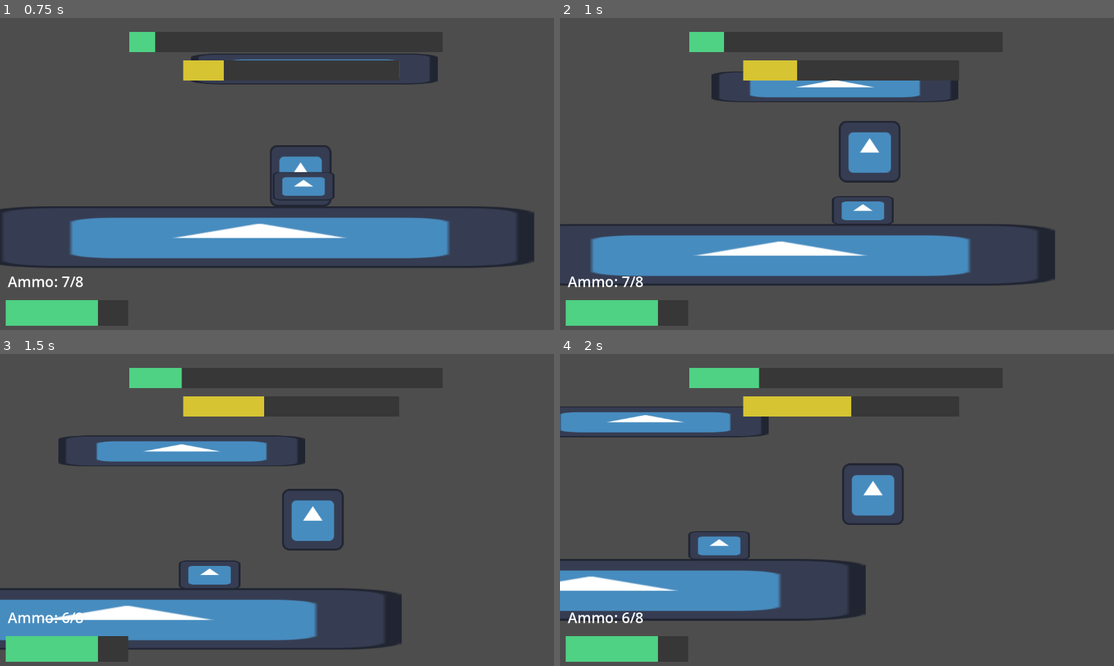
Above: before the commit, frames 1-4 (two rows, left to right).
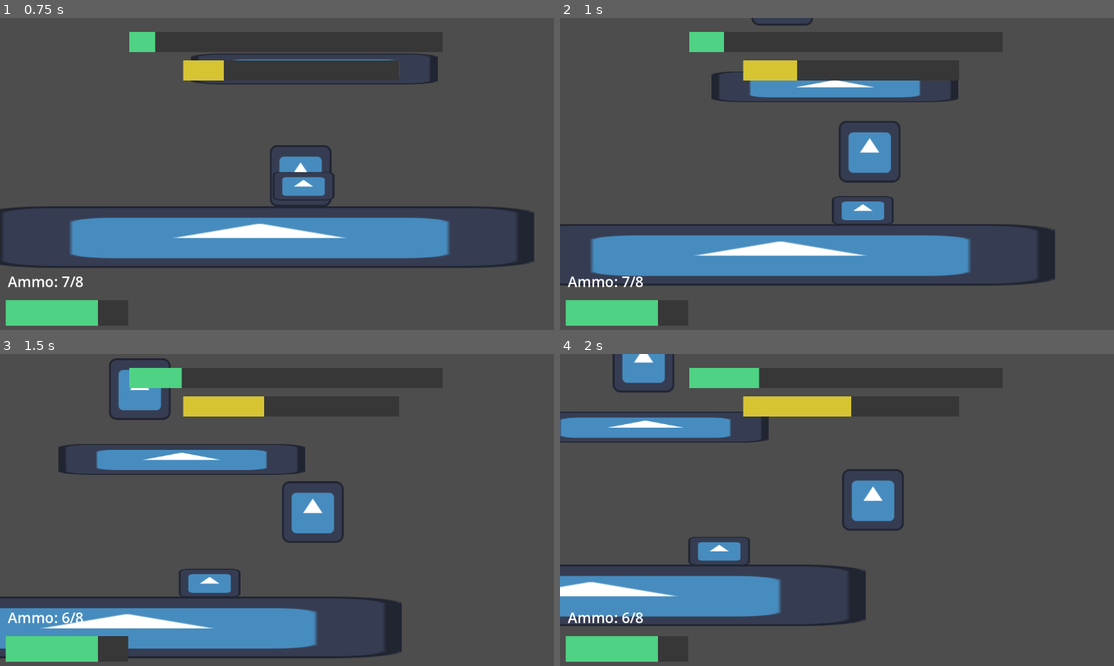
Above: after the commit, the same moments.

Repository: dzfrias/gladiator
Game: Godot game, scene res://scenes/test_scene.tscn
Two runs of this game, one before a commit and one after it. Both use one fixed random seed, a clock stepped at 60 frames per second and the inputs below. The engine's default icon, where the game draws it, is replaced by a stand-in: a white triangle on a blue panel in a dark square.
Inputs (mouse positions are in pixels of both pictures, inside the frame that each line leads up to):
- Up to frame 1 (0.75 s): move the mouse to (398, 158) at 0.52 s; press the mouse at (398, 158) at 0.53 s; hold D (right) from 0.53 s (still down)
- Up to frame 2 (1 s): keep holding D (right); tap Space (jump) at 0.77 s
- Up to frame 3 (1.5 s): keep holding D (right); tap Space (jump) at 1.07 s; move the mouse to (166, 525) at 1.27 s; release the mouse at (166, 525) at 1.28 s; click (166, 525) at 1.35 s
- Up to frame 4 (2 s): keep holding D (right); tap Space (jump) at 1.52, 1.82 s

Frame 1 is identical in both runs. In frame 2, 0.1% of the frame differs, in the area x 34-46%, y 0-3%; in frame 3, 11%, in the area x 0-73%, y 1-98%; in frame 4, 7.4%.

Commit message:
Experiment with making roofs not part of the environment

Diff:
--- a/project.godot
+++ b/project.godot
@@ -66,3 +66,4 @@
 2d_physics/layer_1="Environment"
 2d_physics/layer_2="Entities"
 2d_physics/layer_3="Invincible"
+2d_physics/layer_4="Roof"
--- a/scenes/test_scene.tscn
+++ b/scenes/test_scene.tscn
@@ -31,7 +31,7 @@
 [node name="AcidRain" type="RayCast2D" parent="." node_paths=PackedStringArray("debug_line")]
 position = Vector2(0, -1194)
 target_position = Vector2(0, 10000)
-collision_mask = 3
+collision_mask = 11
 script = ExtResource("7_8dpbw")
 debug_line = NodePath("Line2D")
 
@@ -121,6 +121,8 @@
 
 [node name="Roof" type="StaticBody2D" parent="."]
 position = Vector2(116, -225)
+collision_layer = 8
+collision_mask = 8
 
 [node name="Sprite2D" type="Sprite2D" parent="Roof"]
 scale = Vector2(4, 0.5)
--- a/scripts/util/Constants.gd
+++ b/scripts/util/Constants.gd
@@ -3,5 +3,6 @@
 const ENVIRONMENT_LAYER = 1
 const ENTITY_LAYER = 2
 const INVINCIBLE_LAYER = 4
+const ROOF_LAYER = 8
 
 const EPSILON = 0.000001
--- a/scripts/weapon.gd
+++ b/scripts/weapon.gd
@@ -32,6 +32,7 @@
 	var direction = (mouse_position - global_position).normalized()
 	var query = PhysicsRayQueryParameters2D.create(global_position, global_position + (direction * weapon_stats.weapon_range))
 	query.collide_with_areas = true
+	query.collision_mask = Constants.ENTITY_LAYER | Constants.ENVIRONMENT_LAYER
 	query.exclude = [self]
 	var result = space_state.intersect_ray(query)
 	Debug.draw_line(query.from, query.to, 10.0, Color.RED, 0.05)
